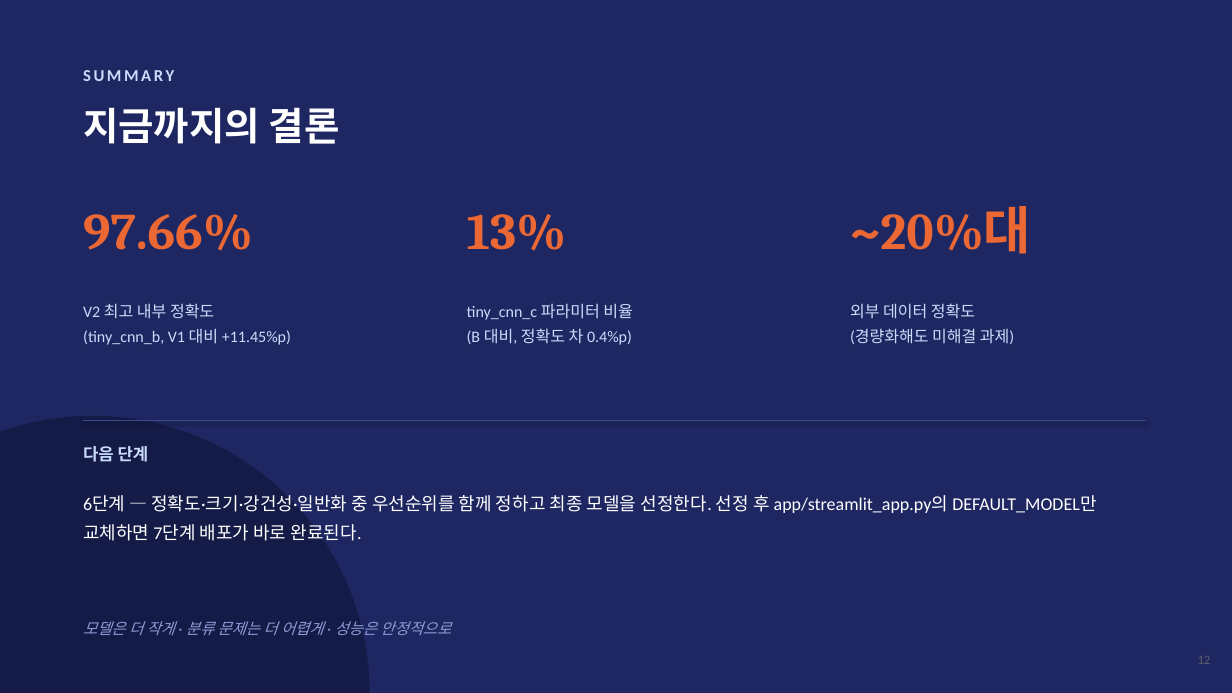
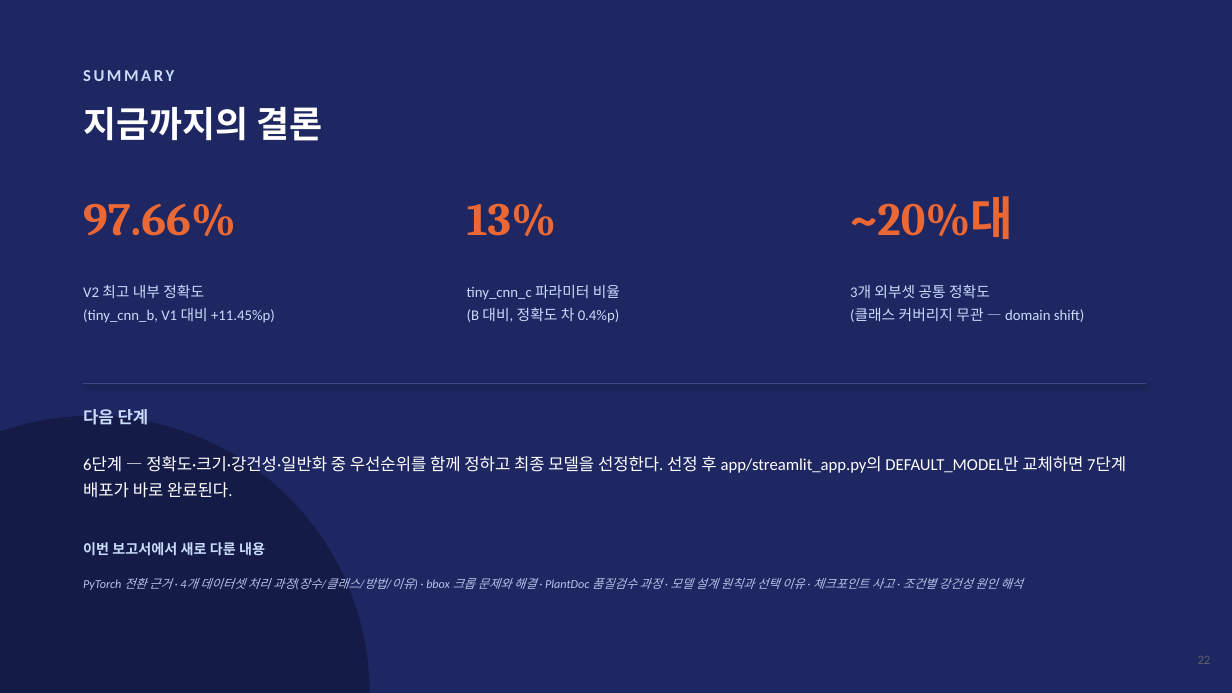
Before and after one commit to sara0813/tomato-disease-v2, a slide deck: slide 23 of docs/CNN_토마토_병해분류_V2_진행보고.pptx (slide 12 before the commit). Drawn at 1232x693 pixels with LibreOffice and Linux fonts; fonts in the diff are those of the drawing. Boxes give left, top, right and bottom in pixels: in the first picture for what was removed or moved away, otherwise in the second. Text is boxed around its words. In the diff, an @@ line names an element or a change of style, - is before the commit and + after.

```diff
--- a/docs/CNN_토마토_병해분류_V2_진행보고.pptx
+++ b/docs/CNN_토마토_병해분류_V2_진행보고.pptx
@@ text "지금까지의 결론" at (x1=83, y1=107, x2=322, y2=141): size 30 to 28 pt @@
@@ text "97.66%" moved from (x1=83, y1=214, x2=253, y2=250) to (x1=83, y1=203, x2=236, y2=236) @@
@@ text "13%" moved from (x1=467, y1=214, x2=567, y2=251) to (x1=467, y1=203, x2=557, y2=236) @@
@@ size 40 to 36 pt in 3 elements at (x1=83, y1=203, x2=236, y2=236), (x1=467, y1=203, x2=557, y2=236), (x1=850, y1=196, x2=1013, y2=239) @@
@@ text "~20%대" moved from (x1=850, y1=206, x2=1031, y2=254) to (x1=850, y1=196, x2=1013, y2=239) @@
@@ text "V2 최고 내부 정확도" moved from (x1=83, y1=303, x2=291, y2=345) to (x1=83, y1=284, x2=275, y2=323) @@
@@ text "V2 최고 내부 정확도" at (x1=83, y1=284, x2=275, y2=323): size 12.5 to 11.5 pt @@
@@ text "tiny_cnn_c 파라미터 비율" moved from (x1=467, y1=303, x2=632, y2=345) to (x1=467, y1=285, x2=620, y2=323) @@
@@ text "tiny_cnn_c 파라미터 비율" at (x1=467, y1=285, x2=620, y2=323): size 12.5 to 11.5 pt @@
@@ text at (x1=850, y1=284, x2=1084, y2=322): text changed; size 12.5 to 11.5 pt @@
-외부 데이터 정확도
-(경량화해도 미해결 과제)
+3개 외부셋 공통 정확도
+(클래스 커버리지 무관 — domain shift)
@@ 2 texts, 1 line moved together from (x1=83, y1=421, x2=1146, y2=541) to (x1=83, y1=384, x2=1146, y2=498) @@
@@ text "6단계 — 정확도·크기·강건성·일반화 중 우선순위를 ..." at (x1=83, y1=456, x2=1126, y2=498): size 14 to 13 pt; line spacing 1.35 to 1.3 @@
@@ text added at (x1=83, y1=542, x2=265, y2=556), 11 pt, text #CADCFC, bold @@
+이번 보고서에서 새로 다룬 내용
@@ text added at (x1=83, y1=578, x2=1023, y2=590), 9.5 pt, text #B8C2E8, italic @@
+PyTorch 전환 근거 · 4개 데이터셋 처리 과정(장수/클래스/방법/이유) · bbox 크롭 문제와 해결 · PlantDoc 품질검수 과정 · 모델 설계 원칙과 선택 이유 · 체크포인트 사고 · 조건별 강건성 원인 해석
@@ text removed at (x1=83, y1=621, x2=451, y2=635) @@
-모델은 더 작게 · 분류 문제는 더 어렵게 · 성능은 안정적으로
```
Also in this commit, not shown: 4 other slides changed, 18 slides added, 7 slides removed.
